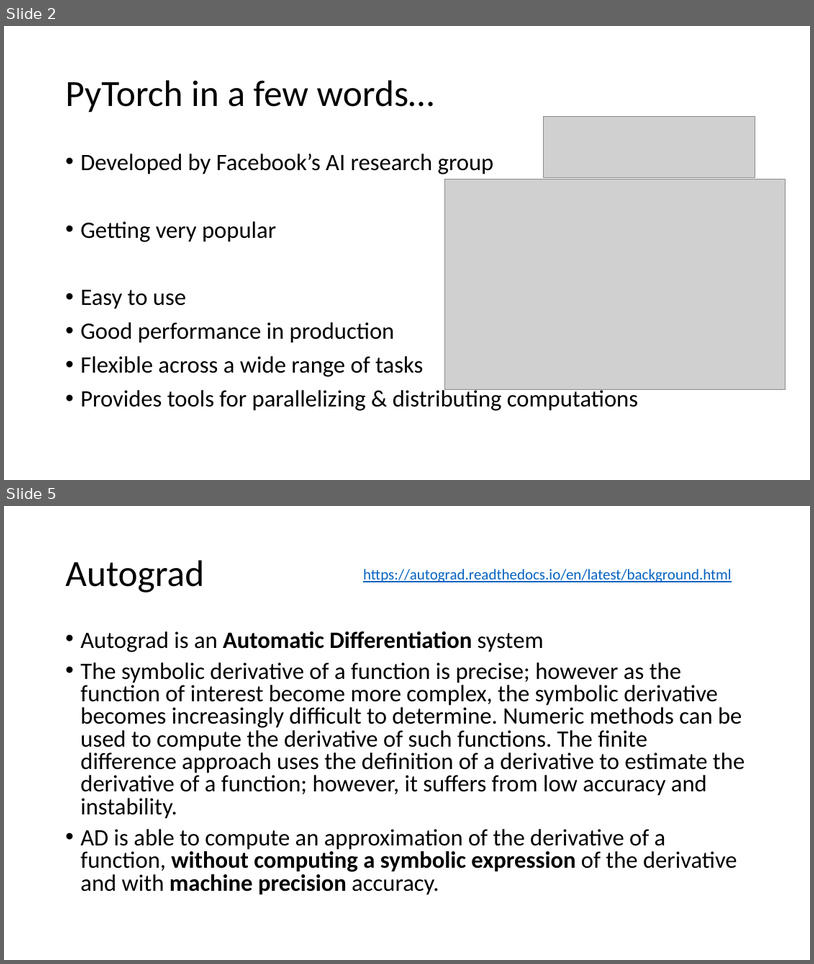
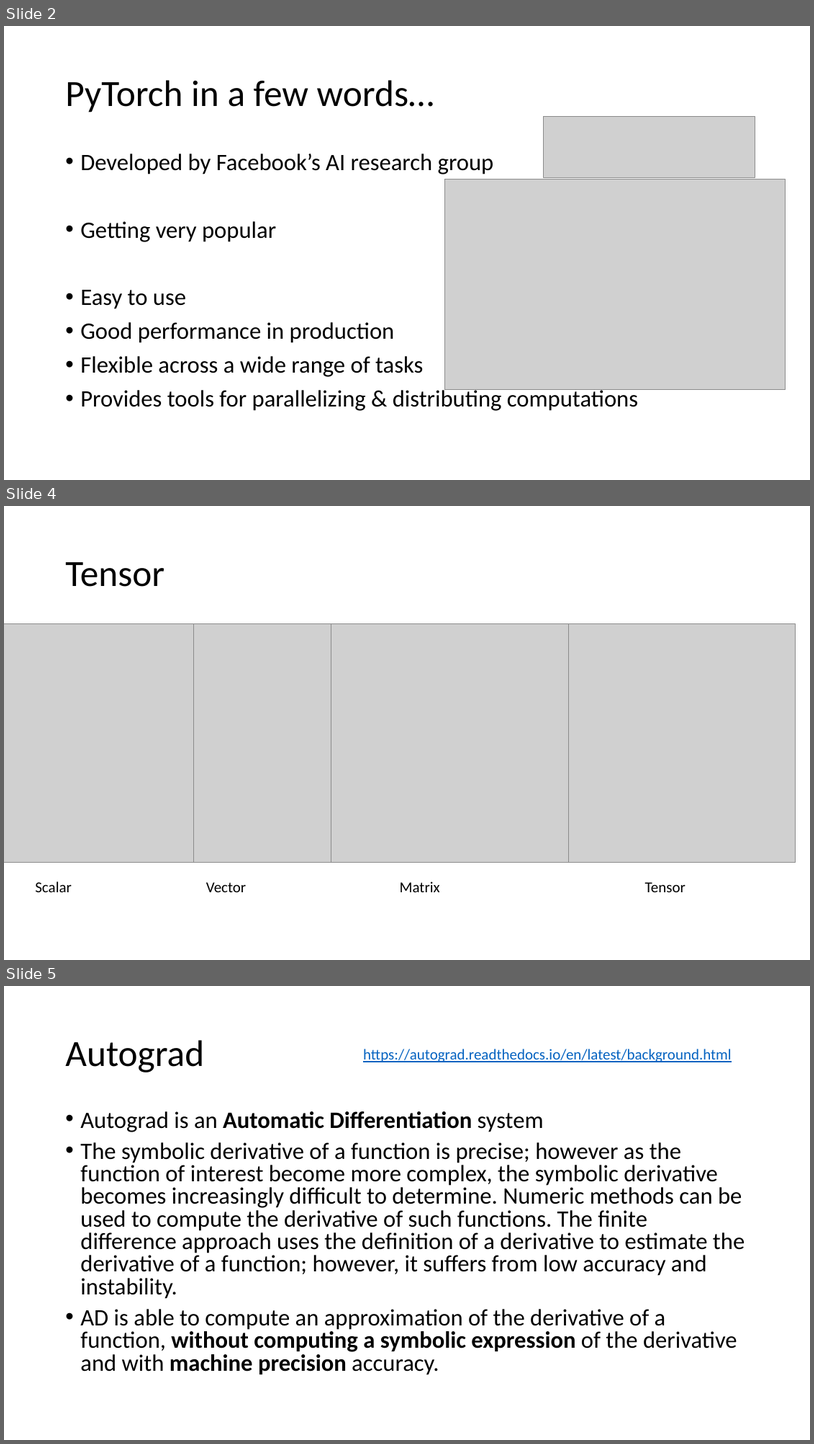
Before and after one commit to MICS-Lab/DeepLearningCourse, a slide deck: Slides_2.pptx. Shown one above the other, each under a label of ours: slides 2 and 5 before the commit, slides 2, 4 and 5 after it; the slides between them are not shown. The pictures are 814x964 and 814x1444 pixels, drawn with LibreOffice and Linux fonts; fonts in the diff are those of the drawing; grey boxes stand for pictures. Boxes give left, top, right and bottom in pixels: in the first picture for what was removed or moved away, otherwise in the second. Text is boxed around its words. In the diff, an @@ line names an element or a change of style, - is before the commit and + after.

Commit message:
tensor slide

```diff
--- a/Slides_2.pptx
+++ b/Slides_2.pptx
@@ slide 4 added at [4, 506, 810, 960], background #FFFFFF @@
@@ title added at [65, 562, 165, 587], 44 pt, text #000000 @@
+Tensor
@@ picture added at [4, 623, 194, 862] @@
@@ picture added at [134, 623, 373, 862] @@
@@ picture added at [332, 623, 570, 862] @@
@@ picture added at [558, 623, 796, 862] @@
@@ text added at [35, 881, 72, 892], 18 pt, text #000000 @@
+Scalar
@@ text added at [206, 882, 246, 892], 18 pt, text #000000 @@
+Vector
@@ text added at [400, 881, 440, 892], 18 pt, text #000000 @@
+Matrix
@@ text added at [646, 882, 686, 892], 18 pt, text #000000 @@
+Tensor
```
Also in this commit, not shown: 1 slide changed, 1 slide removed, 4 other files.
